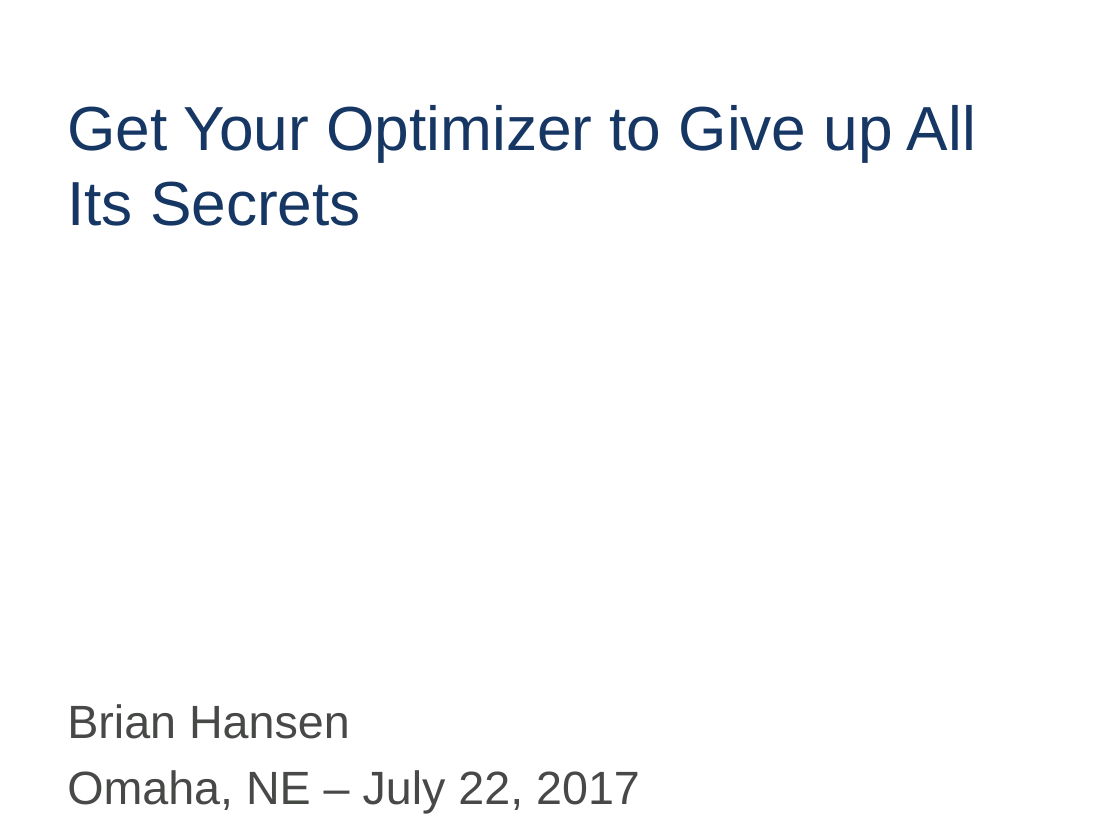
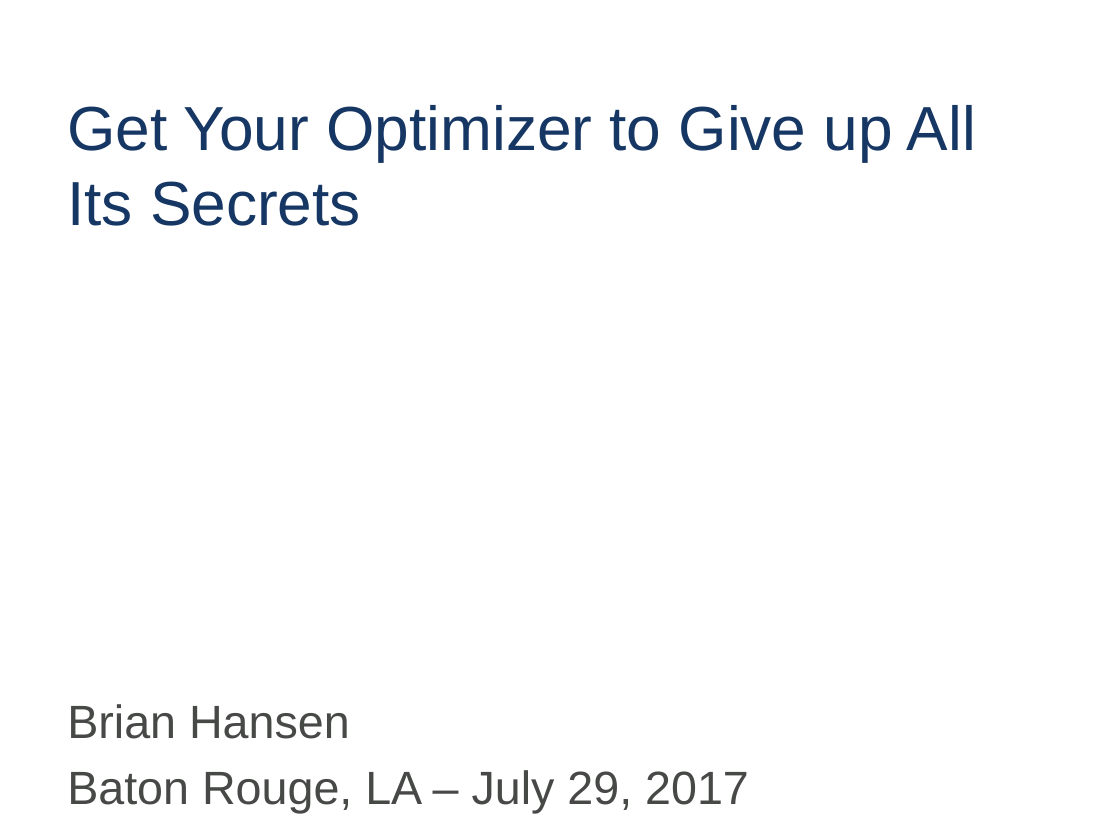
Before and after one commit to tf3604/OptimizerPresentation, a slide deck: slide 1 of Optimizer.pptx. Drawn at 1120x840 pixels with LibreOffice and Linux fonts; fonts in the diff are those of the drawing; background and template pictures are left out. Boxes give left, top, right and bottom in pixels: in the first picture for what was removed or moved away, otherwise in the second. Text is boxed around its words. In the diff, an @@ line names an element or a change of style, - is before the commit and + after.

Commit message:
Update title slide and diagrams for Baton Rouge.

```diff
--- a/Optimizer.pptx
+++ b/Optimizer.pptx
@@ text at box(67, 770, 749, 813): text changed @@
-Omaha, NE – July 22, 2017
+Baton Rouge, LA – July 29, 2017
```
Also in this commit, not shown: 1 other file.
